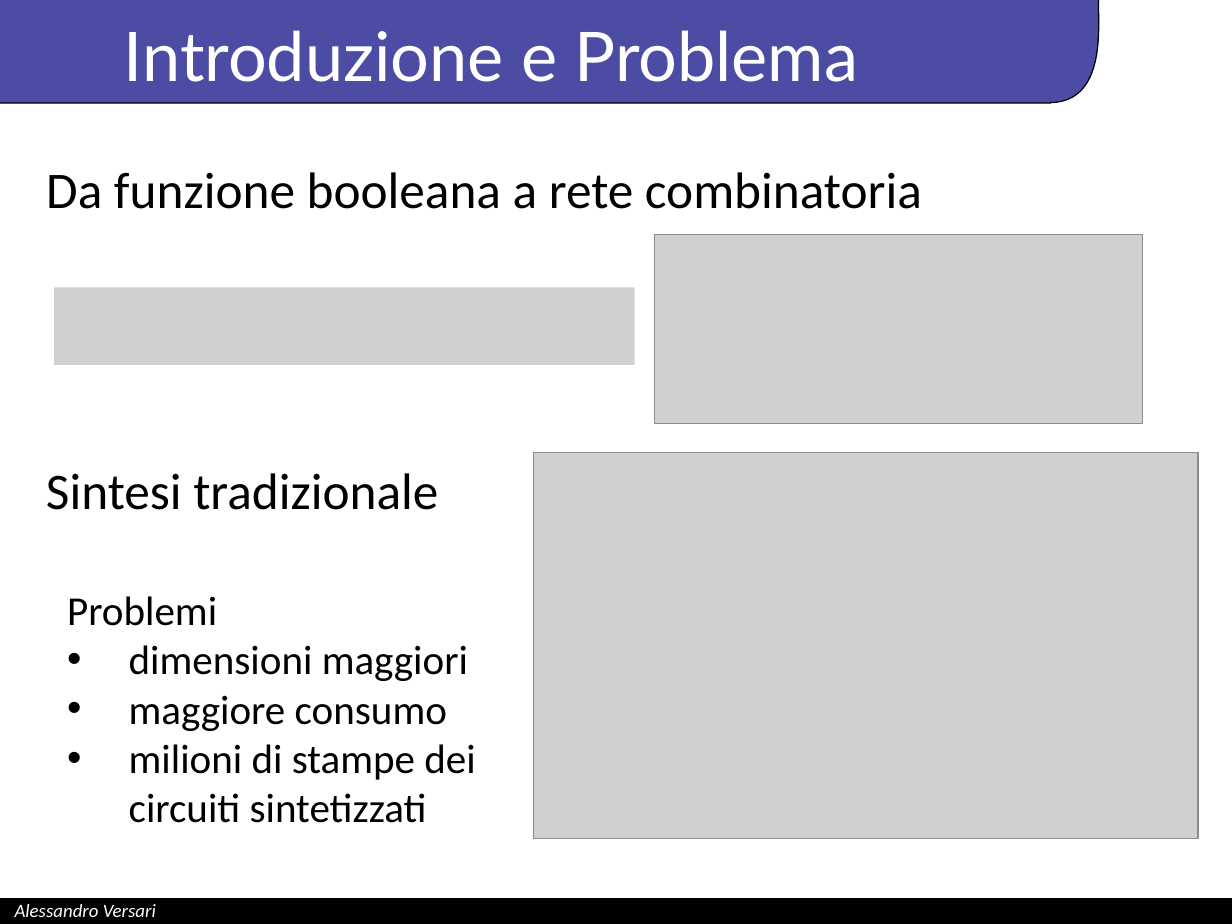
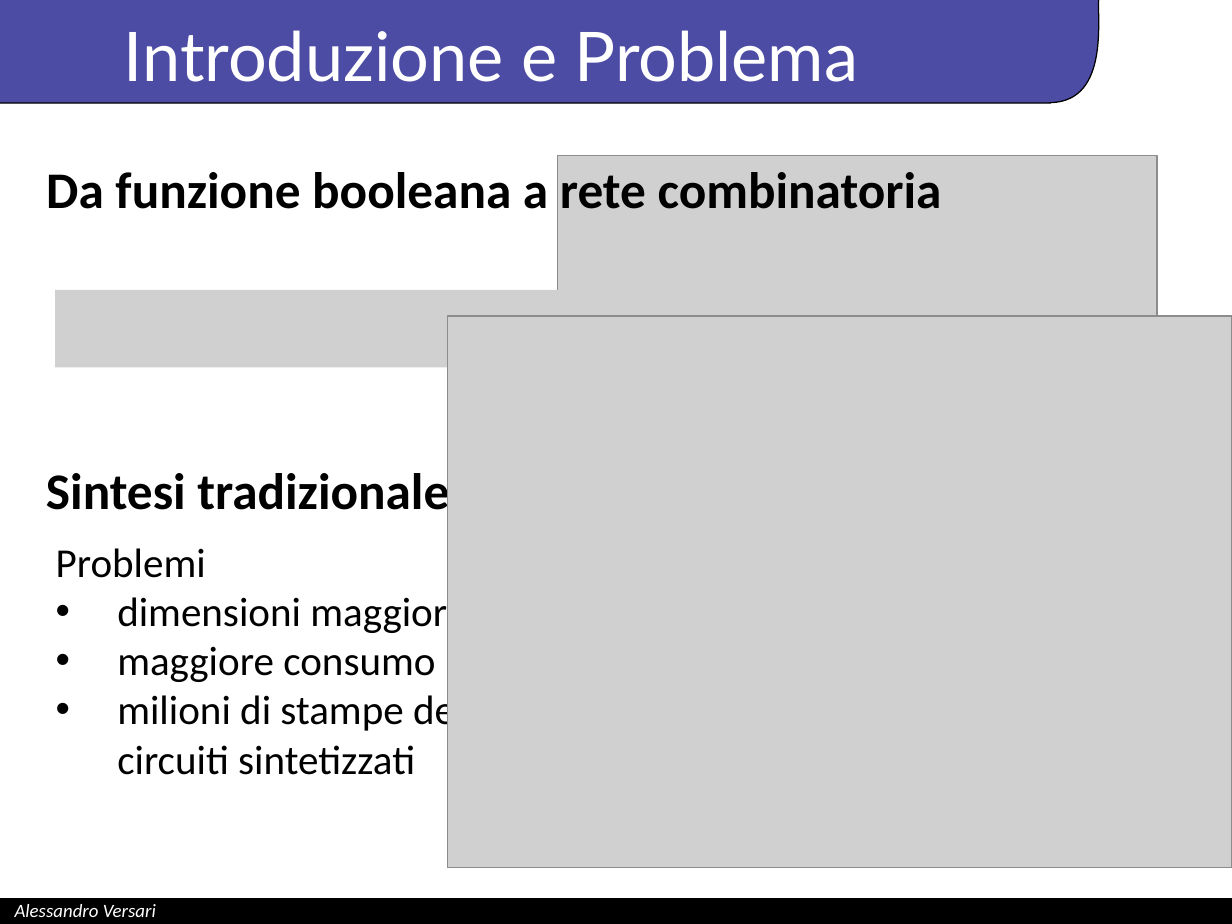
Before and after one commit to just-hms/Optimal-synthesis-of-multi-output-boolean-functions-using-ILP, a slide deck: slide 2 of PresentazioneTesiVersari.pptx. Drawn at 1232x924 pixels with LibreOffice and Linux fonts; fonts in the diff are those of the drawing; grey boxes stand for pictures; background and template pictures are left out. Boxes give left, top, right and bottom in pixels: in the first picture for what was removed or moved away, otherwise in the second. Text is boxed around its words. In the diff, an @@ line names an element or a change of style, - is before the commit and + after.

```diff
--- a/PresentazioneTesiVersari.pptx
+++ b/PresentazioneTesiVersari.pptx
@@ text "Da funzione booleana a rete ..." at [46, 172, 942, 209]: bold on @@
@@ picture: place and size @@
-picture at [654, 234, 1142, 423]
+picture at [558, 155, 1157, 432]
@@ picture: place and size @@
-picture at [533, 452, 1198, 839]
+picture at [447, 317, 1232, 869]
@@ text "Sintesi tradizionale" at [46, 467, 449, 522]: bold on @@
@@ text "Problemi": place and size @@
-text "Problemi" at [67, 596, 475, 823]
+text "Problemi" at [56, 548, 464, 775]
```
Also in this commit, not shown: 3 other slides changed, 4 other files.
